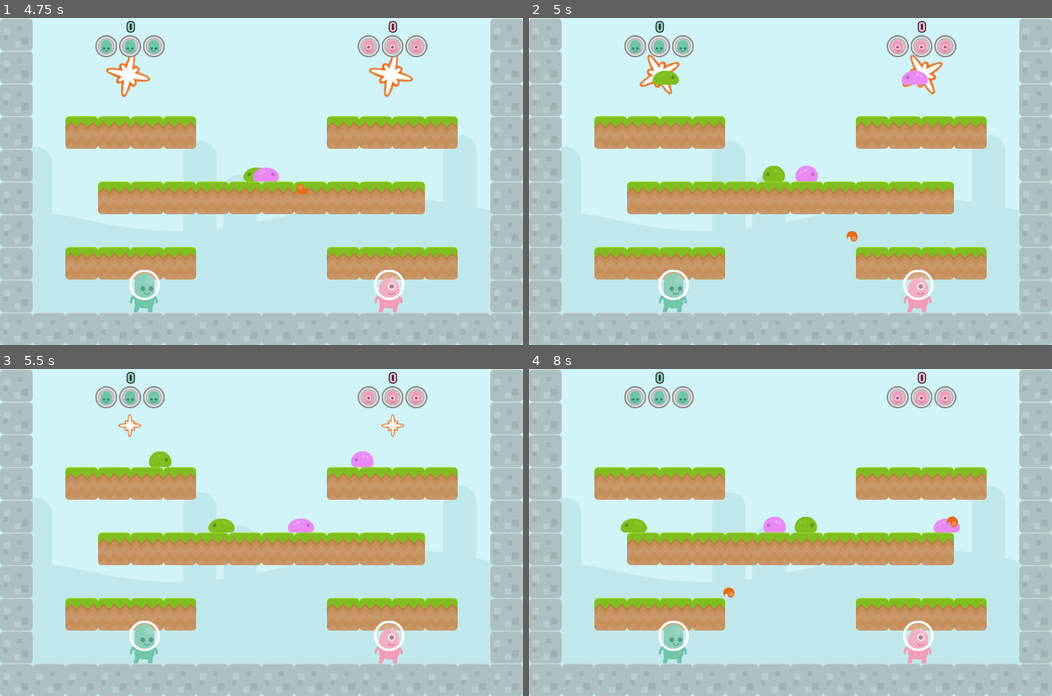
Above: before the commit, frames 1-4 (two rows, left to right).
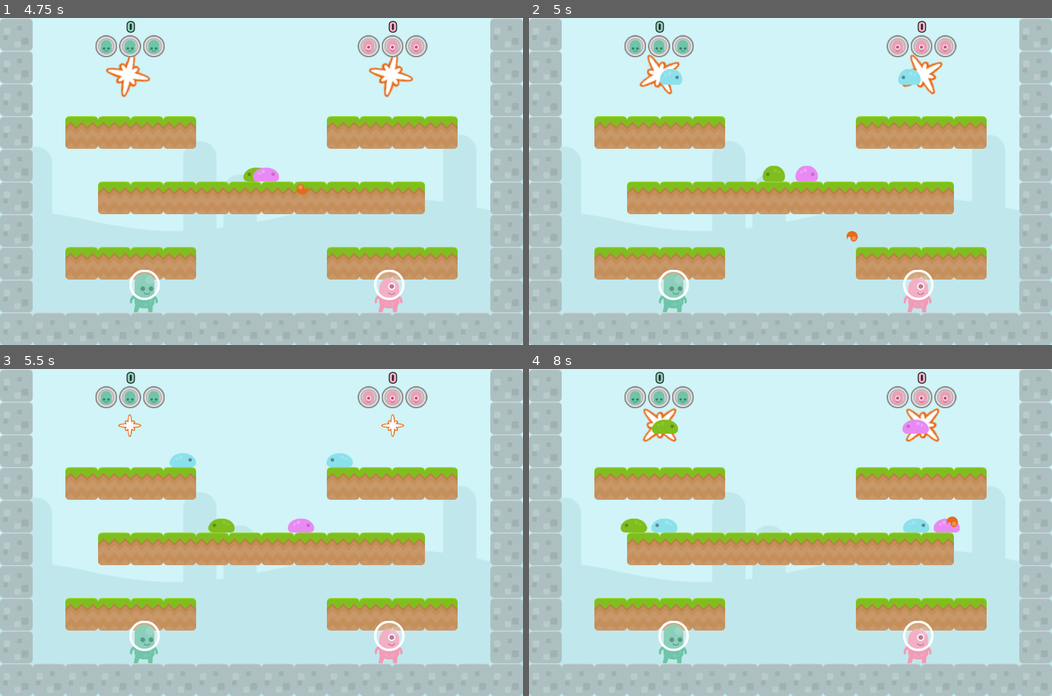
Above: after the commit, the same moments.

Repository: doctor-g/AltNaGaDeMon2021
Game: Godot game, scene res://World/World.tscn
The game is run twice, just before and just after one commit, with the same random seed, the same clock (stepped at 60 frames per second) and the same inputs.
Inputs:
- Up to frame 1 (4.75 s): no input
- Up to frame 2 (5 s): no input
- Up to frame 3 (5.5 s): no input
- Up to frame 4 (8 s): no input

Frame 1 is identical in both runs. In frame 2, 0.5% of the frame differs, in the area x 23-77%, y 15-21%; in frame 3, 0.7%; in frame 4, 1.8%, in the area x 21-79%, y 11-70%.

Commit message:
Add speedy blue slime

Diff:
--- /dev/null
+++ b/project/Enemies/Slime/BlueSlime.tscn
@@ -0,0 +1,68 @@
+[gd_scene load_steps=9 format=2]
+
+[ext_resource path="res://Enemies/Slime/slimeBlue_blue.png" type="Texture" id=1]
+[ext_resource path="res://Enemies/Slime/slimeBlue.png" type="Texture" id=2]
+[ext_resource path="res://Enemies/Slime/Slime.gd" type="Script" id=3]
+[ext_resource path="res://Enemies/fisheye_shader.tres" type="Material" id=4]
+
+[sub_resource type="SpriteFrames" id=1]
+animations = [ {
+"frames": [ ExtResource( 2 ), ExtResource( 1 ) ],
+"loop": true,
+"name": "walk",
+"speed": 5.0
+} ]
+
+[sub_resource type="RectangleShape2D" id=6]
+extents = Vector2( 26, 16 )
+
+[sub_resource type="Animation" id=3]
+length = 0.001
+tracks/0/type = "value"
+tracks/0/path = NodePath("AnimatedSprite:material:shader_param/power")
+tracks/0/interp = 1
+tracks/0/loop_wrap = true
+tracks/0/imported = false
+tracks/0/enabled = true
+tracks/0/keys = {
+"times": PoolRealArray( 0 ),
+"transitions": PoolRealArray( 1 ),
+"update": 0,
+"values": [ 1.0 ]
+}
+
+[sub_resource type="Animation" id=4]
+resource_name = "captured"
+loop = true
+tracks/0/type = "value"
+tracks/0/path = NodePath("AnimatedSprite:material:shader_param/power")
+tracks/0/interp = 1
+tracks/0/loop_wrap = true
+tracks/0/imported = false
+tracks/0/enabled = true
+tracks/0/keys = {
+"times": PoolRealArray( 0, 0.5, 1 ),
+"transitions": PoolRealArray( 0.574349, 0.574349, 1 ),
+"update": 0,
+"values": [ 1.0, 2.0, 1.0 ]
+}
+
+[node name="BlueSlime" type="KinematicBody2D" groups=["enemies"]]
+collision_layer = 4
+script = ExtResource( 3 )
+speed = 175
+
+[node name="AnimatedSprite" type="AnimatedSprite" parent="."]
+material = ExtResource( 4 )
+position = Vector2( 1, -17 )
+frames = SubResource( 1 )
+animation = "walk"
+playing = true
+
+[node name="CollisionShape2D" type="CollisionShape2D" parent="."]
+position = Vector2( 0, -16 )
+shape = SubResource( 6 )
+
+[node name="AnimationPlayer" type="AnimationPlayer" parent="."]
+anims/RESET = SubResource( 3 )
+anims/captured = SubResource( 4 )
--- a/project/World/Level.gd
+++ b/project/World/Level.gd
@@ -1,5 +1,6 @@
 extends Node2D
 
+const _BLUE_SLIME := preload("res://Enemies/Slime/BlueSlime.tscn")
 const _GREEN_SLIME := preload("res://Enemies/Slime/GreenSlime.tscn")
 const _PINK_SLIME := preload("res://Enemies/Slime/PinkSlime.tscn")
 
--- a/project/World/Level00.gd
+++ b/project/World/Level00.gd
@@ -7,5 +7,9 @@
 	_spawners[1].spawn(_PINK_SLIME, false)
 	yield(get_tree().create_timer(3.0, false), "timeout")
 
+	_spawners[0].spawn(_BLUE_SLIME, true)
+	_spawners[1].spawn(_BLUE_SLIME, false)
+	yield(get_tree().create_timer(3.0, false), "timeout")
+
 	_spawners[0].spawn(_PINK_SLIME, true, true)
 	_spawners[1].spawn(_GREEN_SLIME, false, true)
Binary file added: project/Enemies/Slime/slimeBlue.png
Not shown, added: project/Enemies/Slime/slimeBlue.png.import
Binary file added: project/Enemies/Slime/slimeBlue_blue.png
Not shown, added: project/Enemies/Slime/slimeBlue_blue.png.import
